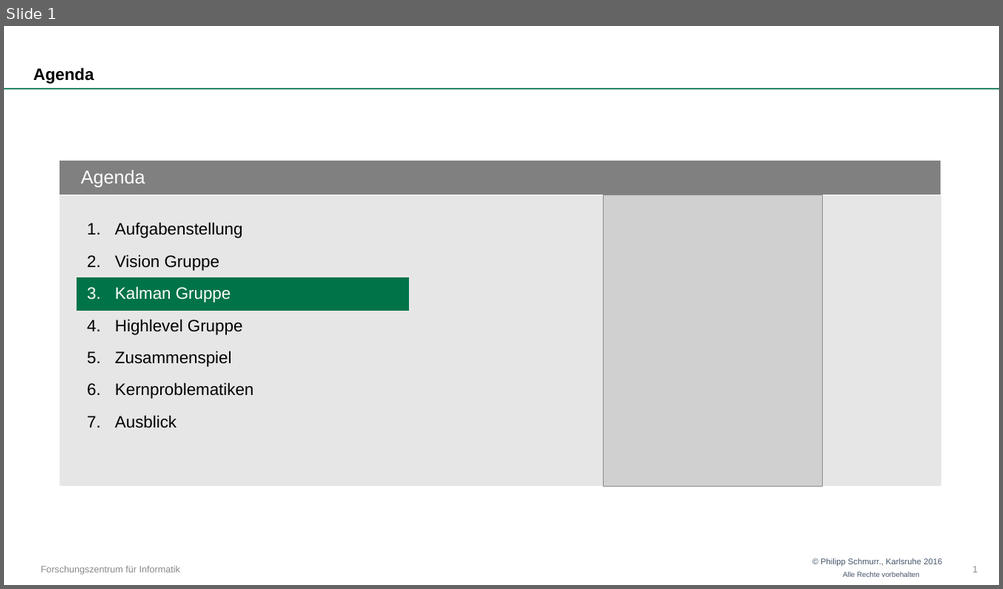
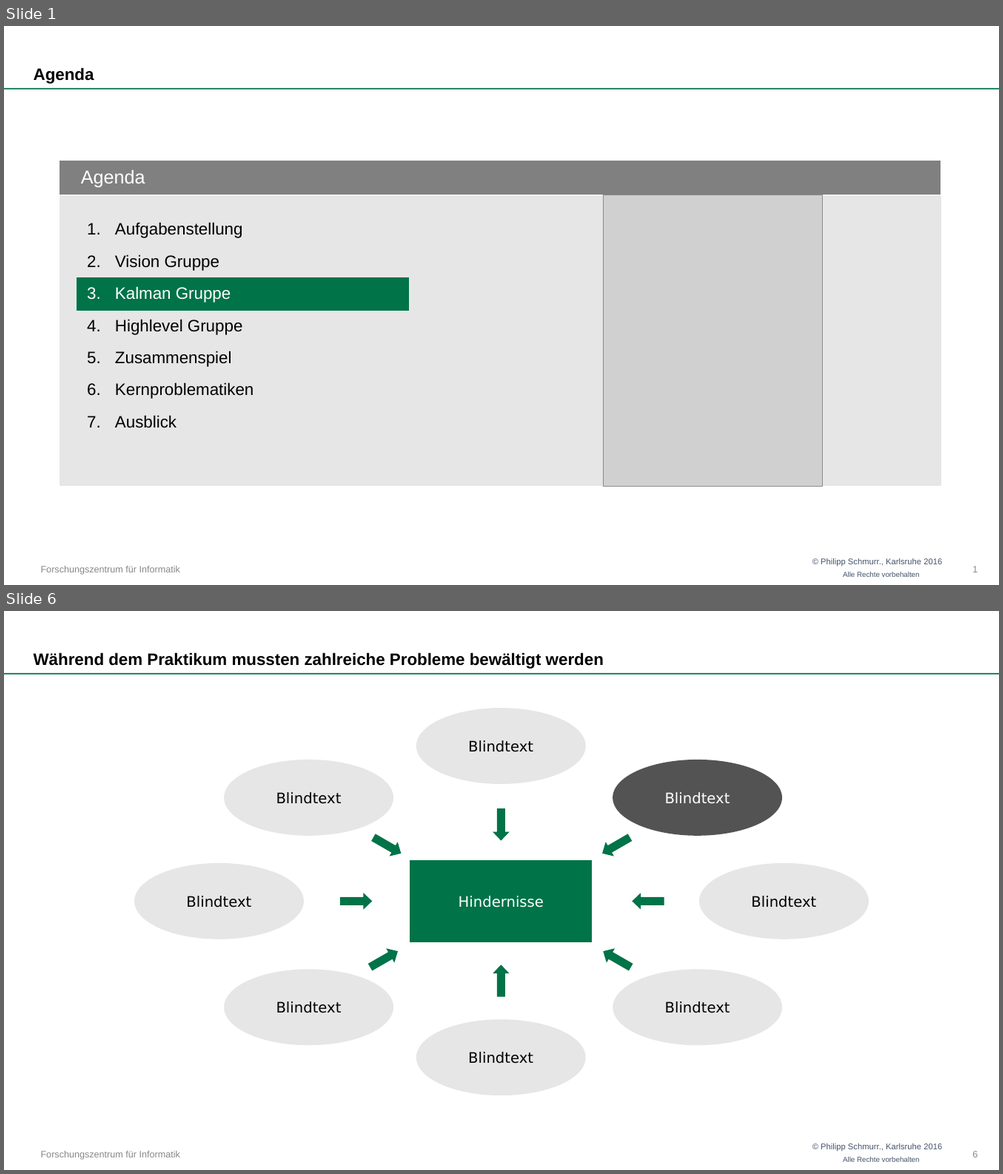
Before and after one commit to OtonoKakuei/robprak1516-documentation, a slide deck: robprak1516-presentation-kalman.pptx. Shown one above the other, each under a label of ours: slide 1 before the commit, slides 1 and 6 after it; the slides between them are not shown. The pictures are 1003x589 and 1003x1174 pixels, drawn with LibreOffice and Linux fonts; fonts in the diff are those of the drawing; grey boxes stand for pictures; background and template pictures are left out. Boxes give left, top, right and bottom in pixels: in the first picture for what was removed or moved away, otherwise in the second. Text is boxed around its words. In the diff, an @@ line names an element or a change of style, - is before the commit and + after.

```diff
--- a/robprak1516-presentation-kalman.pptx
+++ b/robprak1516-presentation-kalman.pptx
@@ slide 6 added at (x1=4, y1=611, x2=999, y2=1170), background #FFFFFF; not listed: 4 template elements that a slide beside it also shows @@
@@ title added at (x1=34, y1=652, x2=603, y2=669), 16 pt, text #000000, bold @@
+Während dem Praktikum mussten zahlreiche Probleme bewältigt werden
@@ ellipse added at (x1=417, y1=709, x2=584, y2=783), fill #E7E6E6, outline #E7E6E6 1.5 pt, 14 pt, text #000000 @@
+Blindtext
@@ ellipse added at (x1=225, y1=760, x2=392, y2=834), fill #E7E6E6, outline #E7E6E6 1.5 pt, 14 pt, text #000000 @@
+Blindtext
@@ ellipse added at (x1=614, y1=760, x2=782, y2=834), fill #525252, outline #525252 1.5 pt, 14 pt, text #FFFFFF @@
+Blindtext
@@ right arrow added at (x1=493, y1=809, x2=509, y2=841), fill #007348, outline #007348 0.75 pt @@
@@ right arrow added at (x1=370, y1=832, x2=405, y2=860), fill #007348, outline #007348 0.75 pt @@
@@ right arrow added at (x1=598, y1=832, x2=633, y2=860), fill #007348, outline #007348 0.75 pt @@
@@ ellipse added at (x1=135, y1=864, x2=303, y2=939), fill #E7E6E6, outline #E7E6E6 1.5 pt, 14 pt, text #000000 @@
+Blindtext
@@ rectangle added at (x1=410, y1=861, x2=591, y2=942), fill #007348, outline #007348 1.5 pt, 14 pt, text #FFFFFF @@
+Hindernisse
@@ ellipse added at (x1=700, y1=864, x2=868, y2=939), fill #E7E6E6, outline #E7E6E6 1.5 pt, 14 pt, text #000000 @@
+Blindtext
@@ right arrow added at (x1=341, y1=894, x2=372, y2=908), fill #007348, outline #007348 0.75 pt @@
@@ right arrow added at (x1=632, y1=894, x2=663, y2=908), fill #007348, outline #007348 0.75 pt @@
@@ right arrow added at (x1=367, y1=945, x2=401, y2=974), fill #007348, outline #007348 0.75 pt @@
@@ right arrow added at (x1=493, y1=965, x2=509, y2=997), fill #007348, outline #007348 0.75 pt @@
@@ right arrow added at (x1=600, y1=945, x2=634, y2=974), fill #007348, outline #007348 0.75 pt @@
@@ ellipse added at (x1=225, y1=971, x2=392, y2=1045), fill #E7E6E6, outline #E7E6E6 1.5 pt, 14 pt, text #000000 @@
+Blindtext
@@ ellipse added at (x1=614, y1=971, x2=782, y2=1045), fill #E7E6E6, outline #E7E6E6 1.5 pt, 14 pt, text #000000 @@
+Blindtext
@@ ellipse added at (x1=417, y1=1021, x2=584, y2=1095), fill #E7E6E6, outline #E7E6E6 1.5 pt, 14 pt, text #000000 @@
+Blindtext
@@ page number added at (x1=972, y1=1151, x2=977, y2=1158), 9 pt, text #868889 @@
+6
```
Also in this commit, not shown: 4 other slides added, 1 slide removed.
